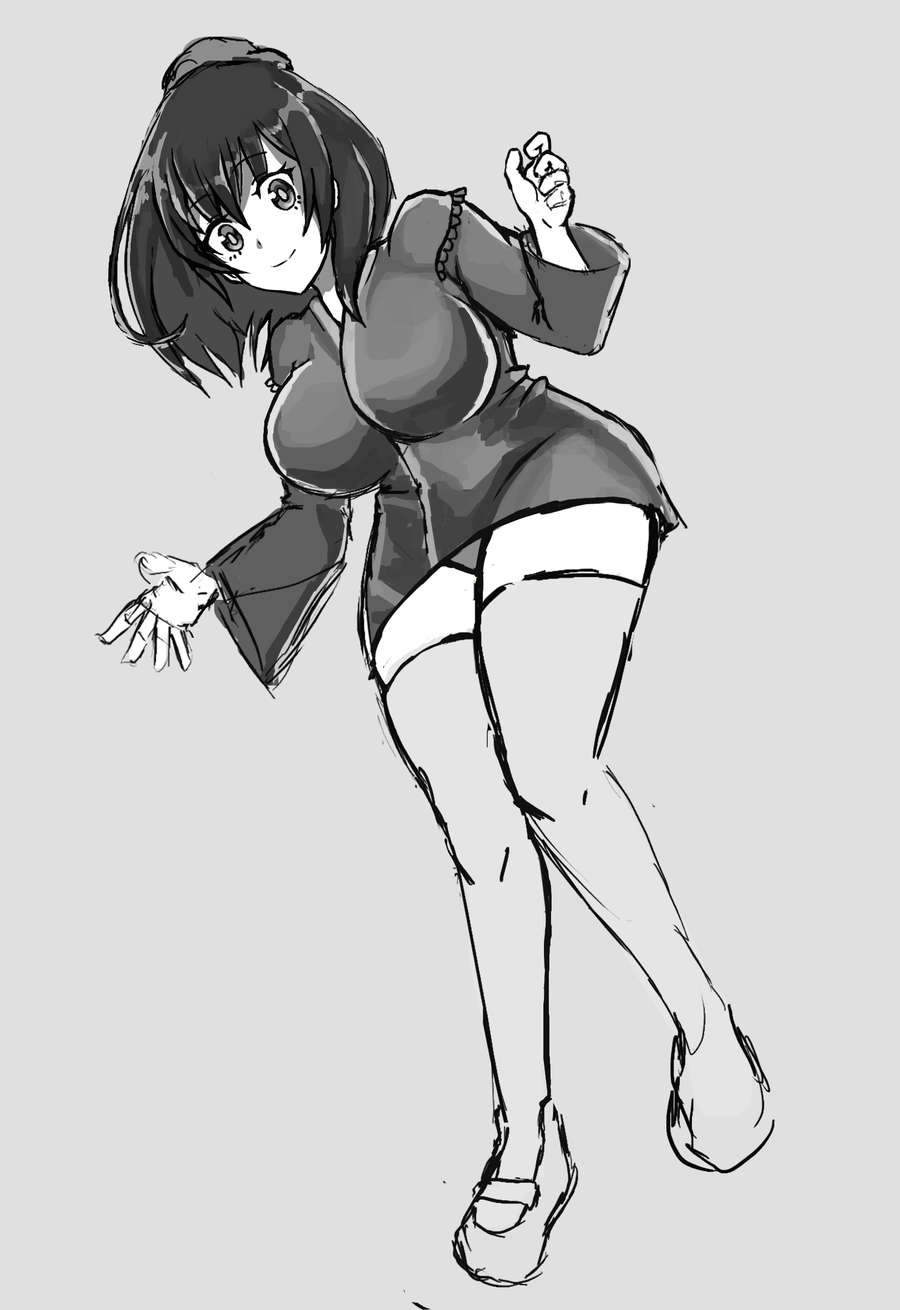
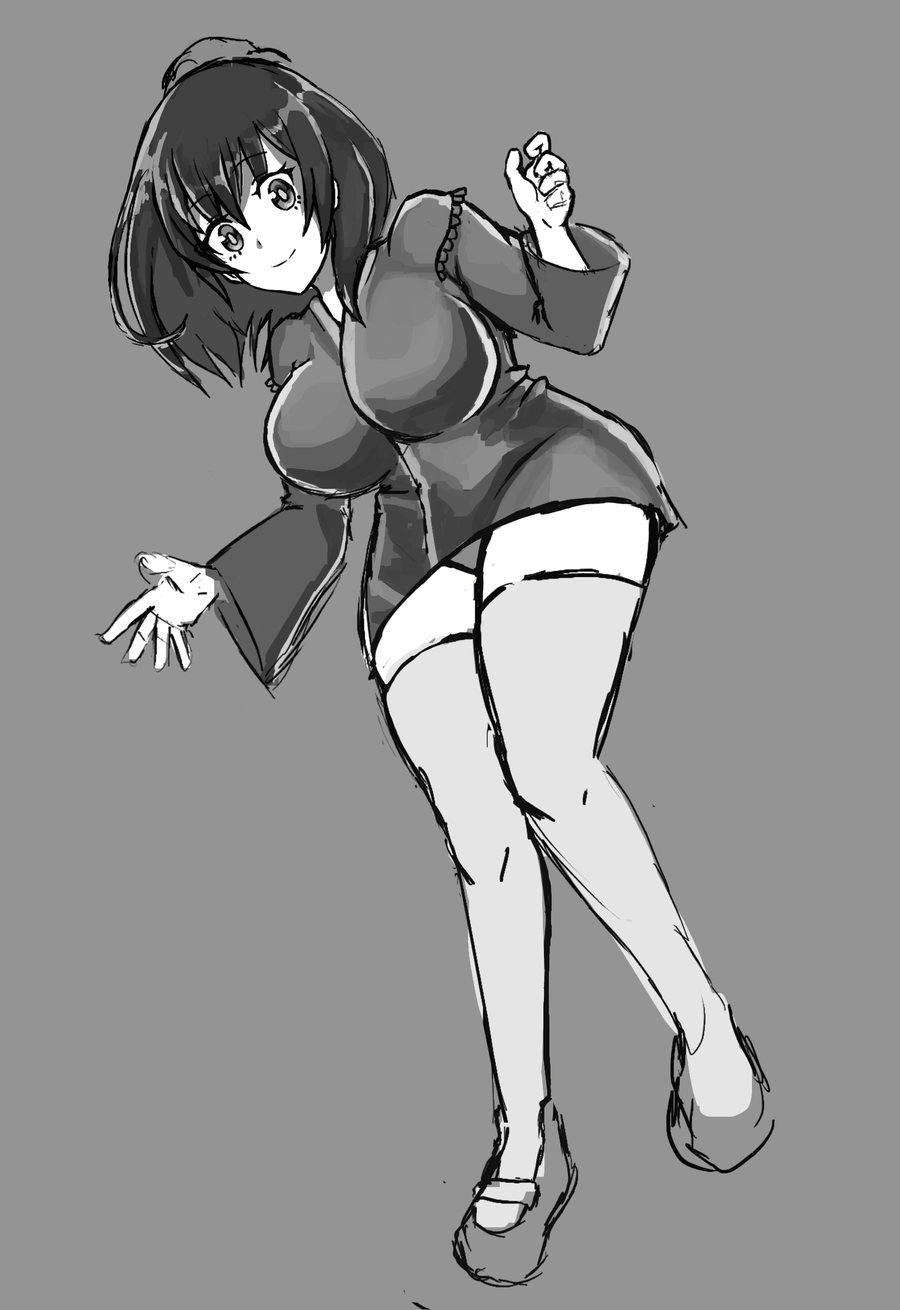
Layers edited between the first and the second 900 × 1310 image:
painted on "Layer 4" over [107, 51, 320, 270]
painted on "Layer 154" over [231, 236, 243, 251]
painted on "Layer 3" over [116, 510, 344, 629]
painted on "Layer 41" over [109, 207, 122, 262]
painted on "Layer 52" over [0, 0, 900, 1310]
